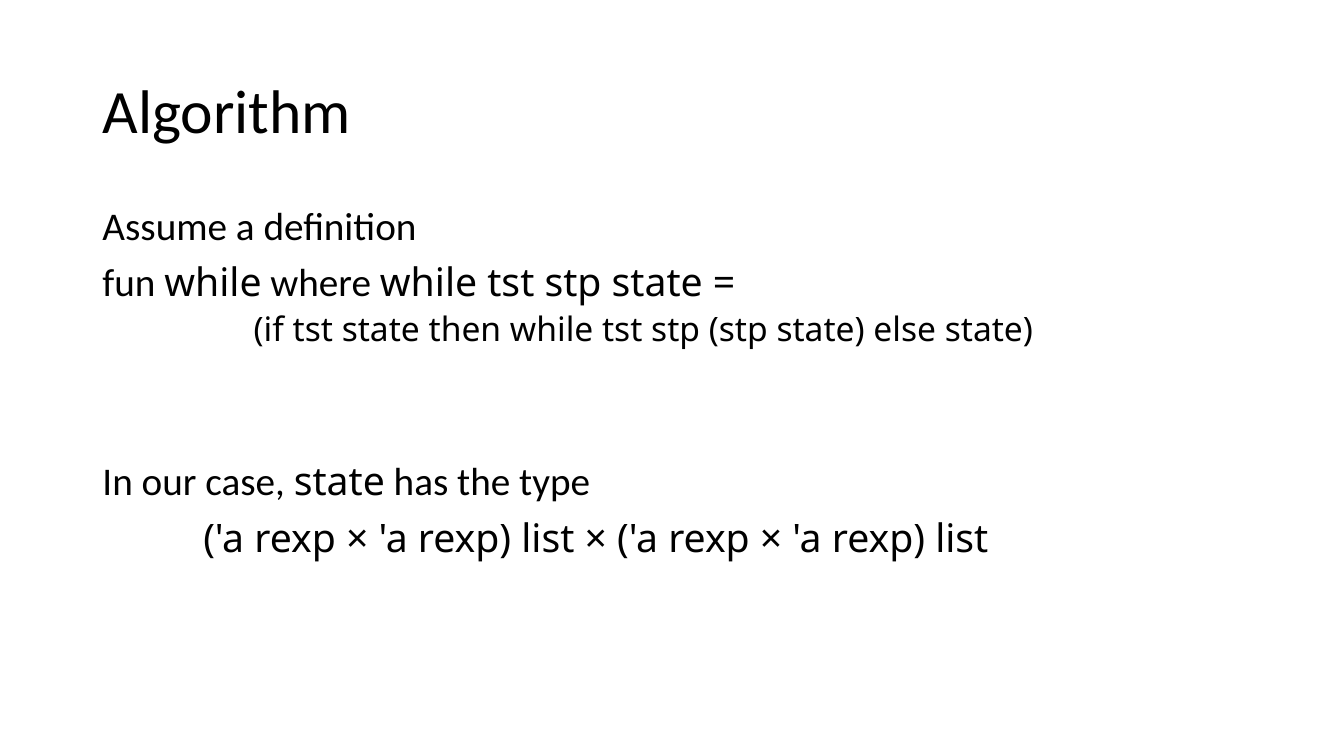
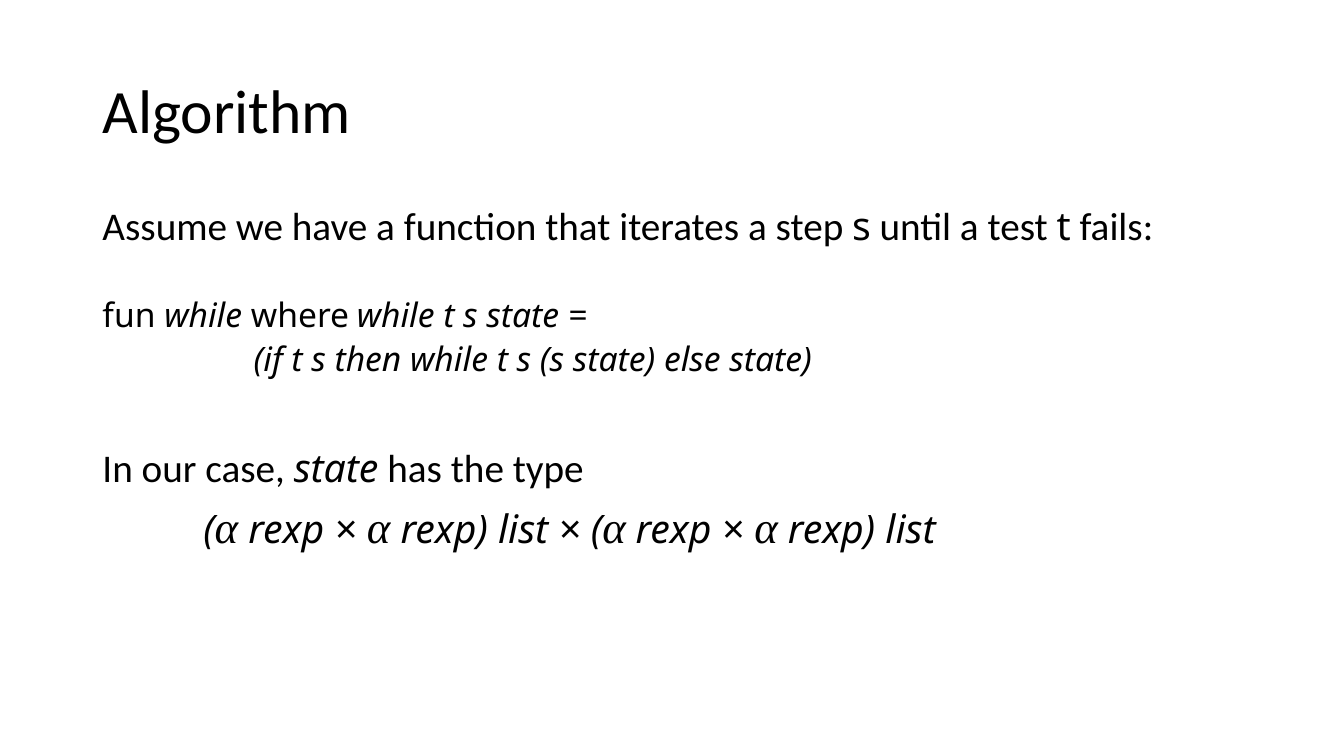
Before and after one commit to Helli/fds_seminar, a slide deck: slide 10 of slides.pptx. Drawn at 1344x756 pixels with LibreOffice and Linux fonts; fonts in the diff are those of the drawing. Boxes give left, top, right and bottom in pixels: in the first picture for what was removed or moved away, otherwise in the second. Text is boxed around its words. In the diff, an @@ line names an element or a change of style, - is before the commit and + after.

```diff
--- a/slides.pptx
+++ b/slides.pptx
@@ text at [102,212,1154,379]: text changed; size 28 to 24 pt @@
-Assume a definition
-fun while where while tst stp state =
-  (if tst state then while tst stp (stp state) else state)
+Assume we have a function that iterates a step s until a test t fails:
+fun while where while t s state =
+  (if t s then while t s (s state) else state)
@@ text at [102,454,584,489]: italic on in "state" @@
@@ text at [215,513,935,553]: text changed; italic on @@
-('a rexp × 'a rexp) list × ('a rexp × 'a rexp) list
+(α rexp × α rexp) list × (α rexp × α rexp) list
```
Also in this commit, not shown: 8 other slides changed, 3 slides added, 2 slides removed.
